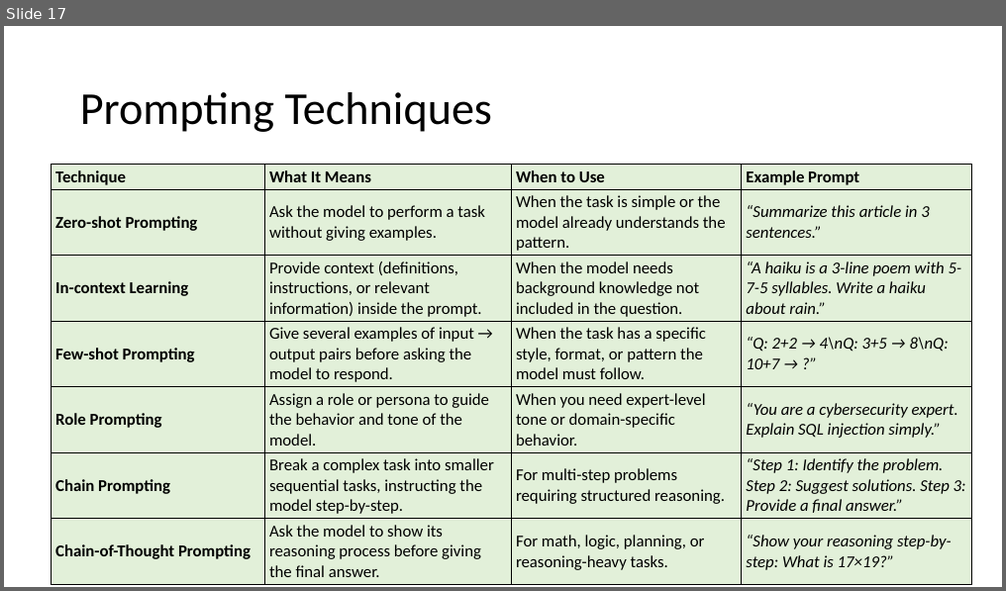
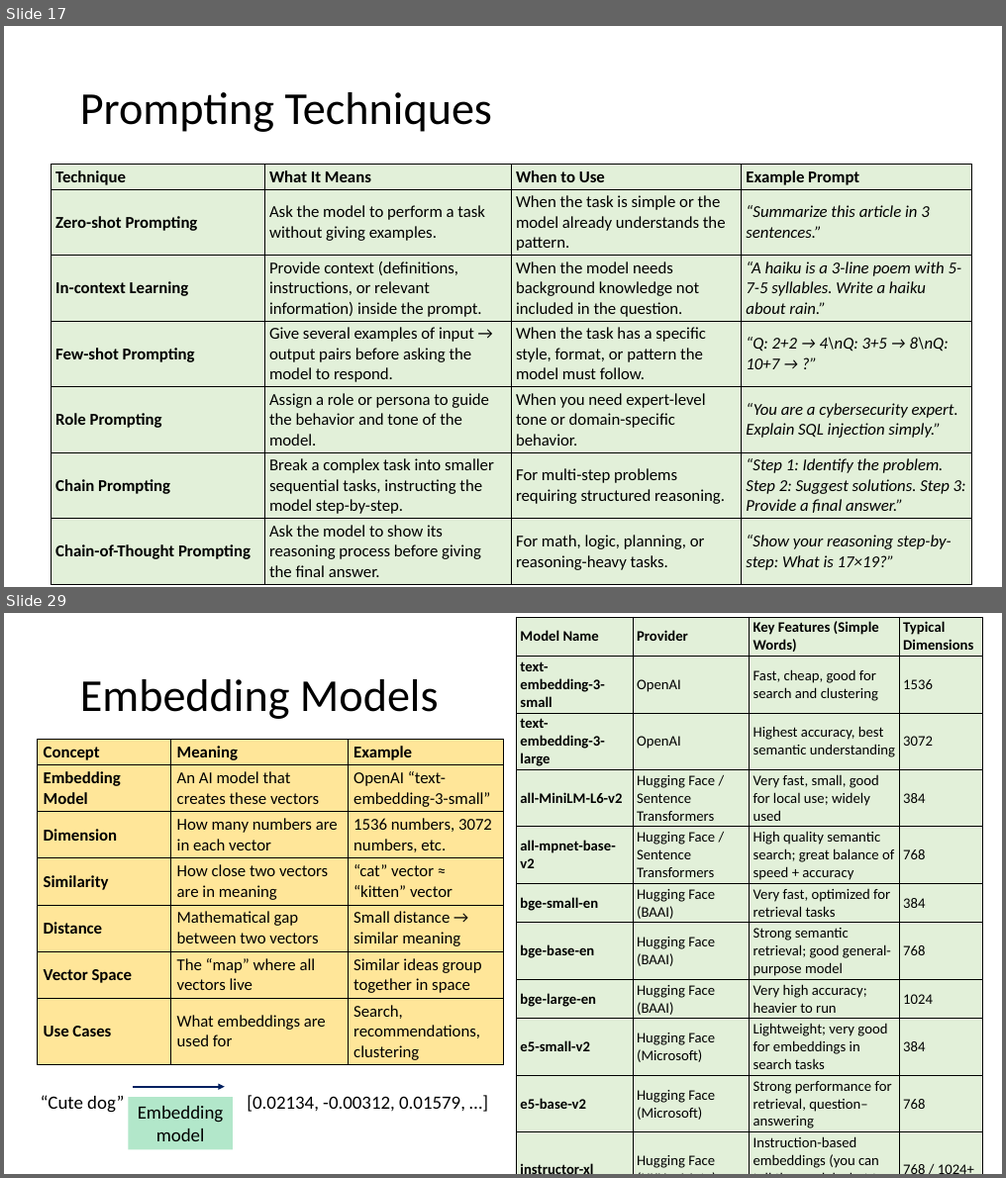
Before and after one commit to atulkahatecdac/agenticai_real, a slide deck: presentation/no-code-low-code-realpage.pptx. Shown one above the other, each under a label of ours: slide 17 before the commit, slides 17 and 29 after it; the slides between them are not shown. The pictures are 1006x591 and 1006x1178 pixels, drawn with LibreOffice and Linux fonts; fonts in the diff are those of the drawing. Boxes give left, top, right and bottom in pixels: in the first picture for what was removed or moved away, otherwise in the second. Text is boxed around its words. In the diff, an @@ line names an element or a change of style, - is before the commit and + after.

Commit message:
many additions

```diff
--- a/presentation/no-code-low-code-realpage.pptx
+++ b/presentation/no-code-low-code-realpage.pptx
@@ slide 29 added at (4,613,1002,1174), background #FFFFFF @@
@@ table added at (517,617,983,1172), 11 rows, 4 columns @@
+Model Name | Provider | Key Features (Simple Words) | Typical Dimensions
+text-embedding-3-small | OpenAI | Fast, cheap, good for search and clustering | 1536
+text-embedding-3-large | OpenAI | Highest accuracy, best semantic understanding | 3072
+all-MiniLM-L6-v2 | Hugging Face / Sentence Transformers | Very fast, small, good for local use; widely used | 384
+all-mpnet-base-v2 | Hugging Face / Sentence Transformers | High quality semantic search; great balance of speed + accuracy | 768
+bge-small-en | Hugging Face (BAAI) | Very fast, optimized for retrieval tasks | 384
+bge-base-en | Hugging Face (BAAI) | Strong semantic retrieval; good general-purpose model | 768
+bge-large-en | Hugging Face (BAAI) | Very high accuracy; heavier to run | 1024
+e5-small-v2 | Hugging Face (Microsoft) | Lightweight; very good for embeddings in search tasks | 384
+e5-base-v2 | Hugging Face (Microsoft) | Strong performance for retrieval, question–answering | 768
+instructor-xl | Hugging Face (HKU + Meta) | Instruction-based embeddings (you can tell the model what to focus on) | 768 / 1024+
@@ title added at (80,679,439,719), 44 pt, text #000000 @@
+Embedding Models
@@ table added at (38,739,503,1064), 7 rows, 3 columns @@
+Concept | Meaning | Example
+Embedding Model | An AI model that creates these vectors | OpenAI “text-embedding-3-small”
+Dimension | How many numbers are in each vector | 1536 numbers, 3072 numbers, etc.
+Similarity | How close two vectors are in meaning | “cat” vector ≈ “kitten” vector
+Distance | Mathematical gap between two vectors | Small distance → similar meaning
+Vector Space | The “map” where all vectors live | Similar ideas group together in space
+Use Cases | What embeddings are used for | Search, recommendations, clustering
@@ arrow added from (133, 1087) to (225, 1087), #002060 2 pt @@
@@ text added at (41,1095,124,1113), 18 pt, text #000000 @@
+“Cute dog”
@@ rectangle added at (129,1097,233,1151), fill #00B050 at 30% opacity, 18 pt, text #000000 @@
+Embedding model
@@ text added at (247,1095,465,1112), 18 pt, text #000000 @@
+[0.02134, -0.00312, 0.01579, …]
```
Also in this commit, not shown: 2 slides changed, 83 other slides added.
